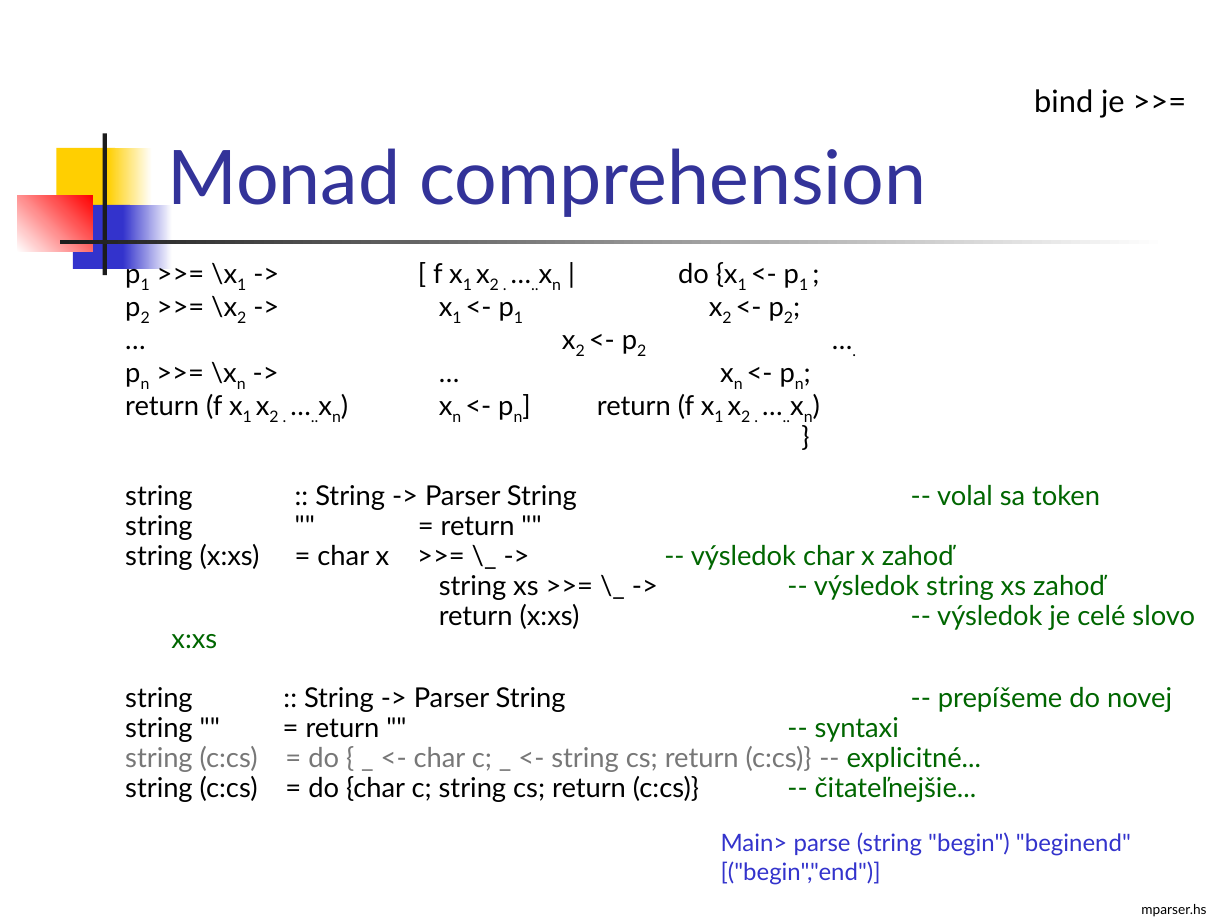
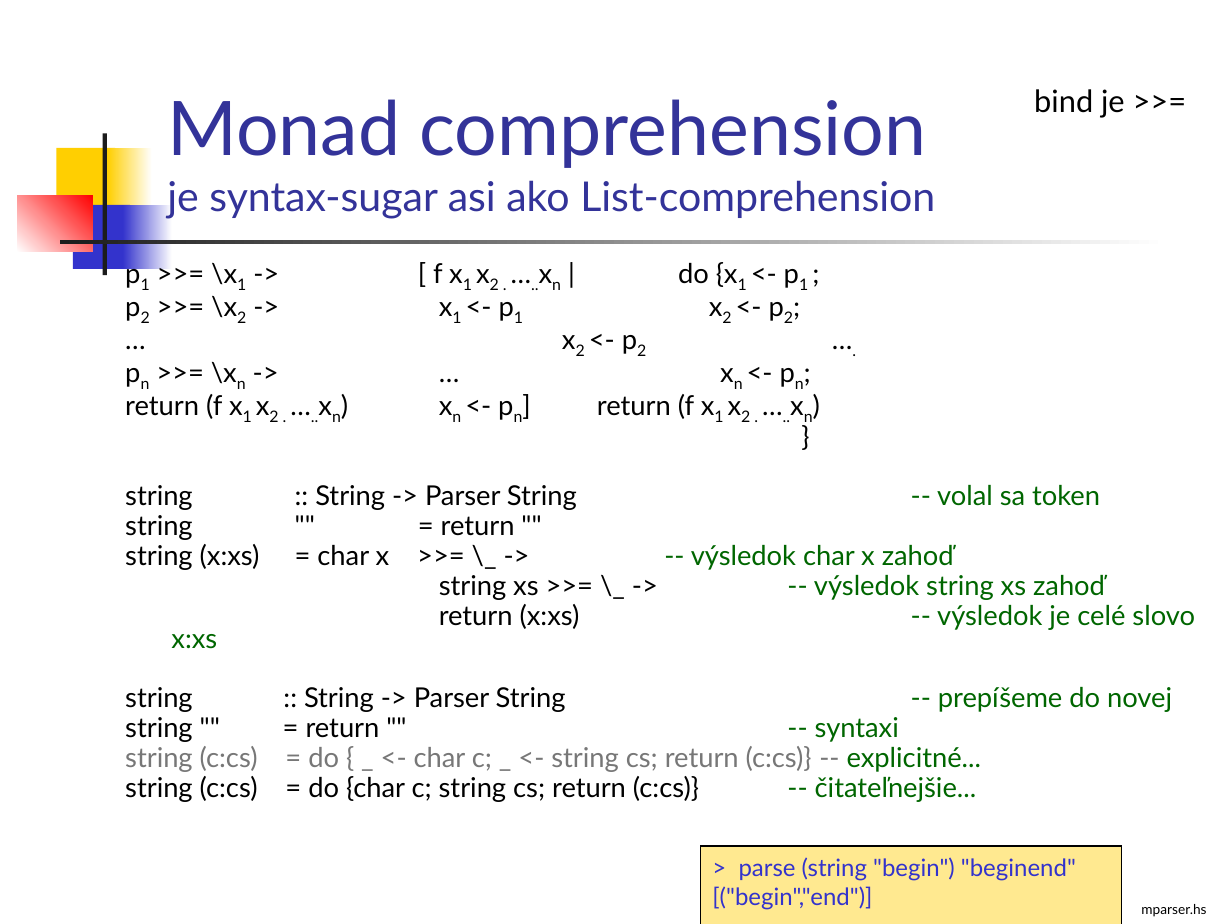
Before and after one commit to Funkcionalne/Prednasky, a slide deck: slide 12 of 10/10_fpro.ppt (slide 11 before the commit). Drawn at 1232x924 pixels with LibreOffice and Linux fonts; fonts in the diff are those of the drawing. Boxes give left, top, right and bottom in pixels: in the first picture for what was removed or moved away, otherwise in the second. Text is boxed around its words. In the diff, an @@ line names an element or a change of style, - is before the commit and + after.

```diff
--- a/10/10_fpro.ppt
+++ b/10/10_fpro.ppt
@@ title at box(167, 99, 935, 219): text changed; size 44 to 24 pt @@
-Monad comprehension
+Monad comprehension
+je syntax-sugar asi ako List-comprehension
@@ rectangle "> parse (string "begin") "beginend"": place and size @@
-rectangle "> parse (string "begin") "beginend"" at box(721, 832, 1131, 885)
+rectangle "> parse (string "begin") "beginend"" at box(700, 846, 1121, 924)
@@ rectangle "> parse (string "begin") "beginend"" at box(700, 846, 1121, 924): fill none to #FFE990; outline none to #000000 0.74 pt @@
@@ text in rectangle at box(739, 857, 1076, 881): text changed @@
-Main> parse (string "begin") "beginend"
+> parse (string "begin") "beginend"
```
Also in this commit, not shown: 22 other slides changed, 2 slides added, 2 other files.
